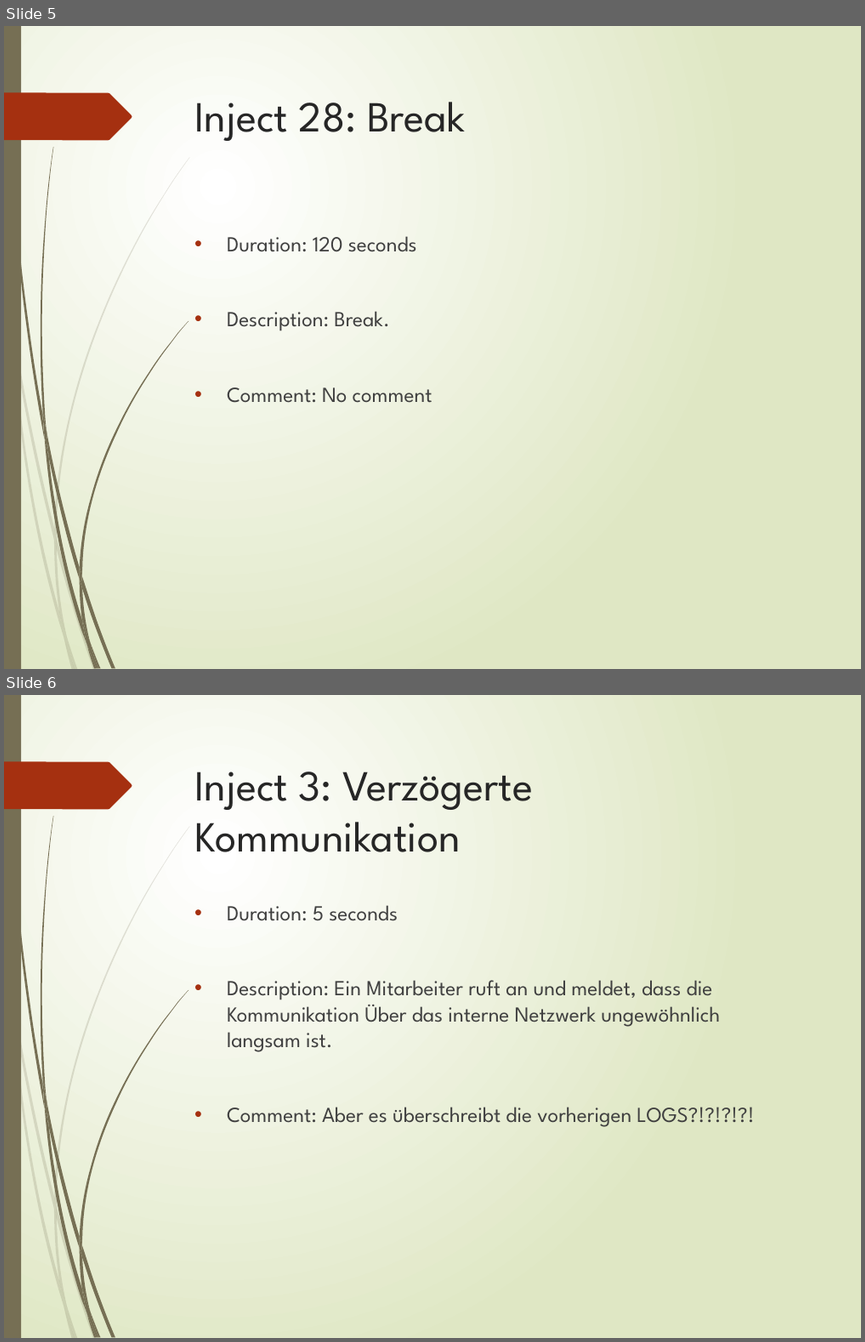
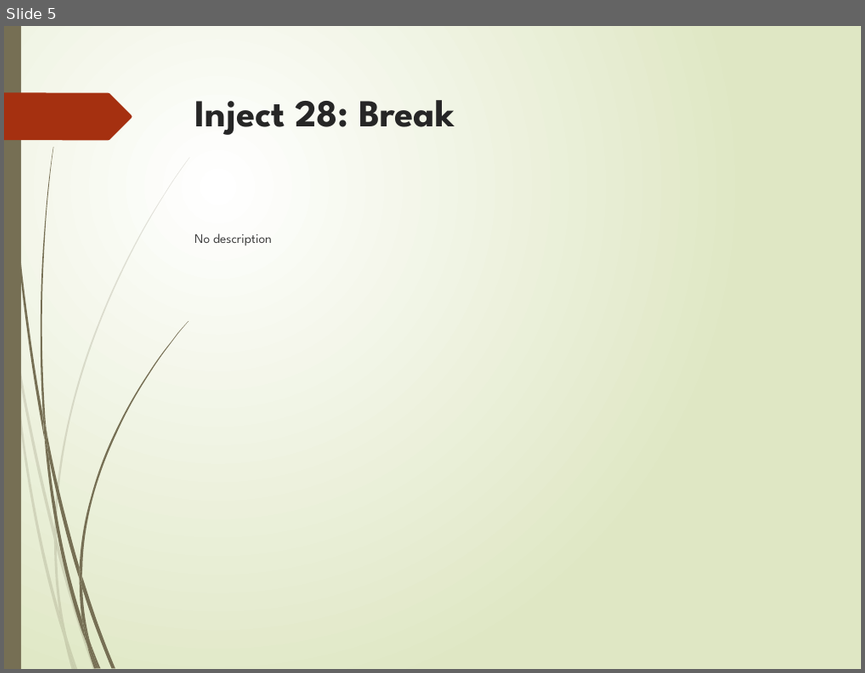
Before and after one commit to cidies/dryrun, a slide deck: static/Ransomware_Angriff_-_Pharma_Batchumgebung_presentation.pptx. Shown one above the other, each under a label of ours: slides 5 and 6 before the commit, slide 5 after it. The pictures are 865x1342 and 865x673 pixels, drawn with LibreOffice and Linux fonts; fonts in the diff are those of the drawing. Boxes give left, top, right and bottom in pixels: in the first picture for what was removed or moved away, otherwise in the second. Text is boxed around its words. In the diff, an @@ line names an element or a change of style, - is before the commit and + after.

```diff
--- a/static/Ransomware_Angriff_-_Pharma_Batchumgebung_presentation.pptx
+++ b/static/Ransomware_Angriff_-_Pharma_Batchumgebung_presentation.pptx
@@ slide 6 removed at <box>4,695,861,1338</box>, background gradient #FFFFFF to #DFE8C4; not listed: 24 template elements that a slide beside it also shows @@
@@ title removed at <box>194,771,533,852</box> @@
-Inject 3: Verzögerte Kommunikation
@@ text removed at <box>227,905,754,1127</box> @@
-• Duration: 5 seconds
-• Description: Ein Mitarbeiter ruft an und meldet, dass die Kommunikation Über das interne Netzwerk ungewöhnlich langsam ist.
-• Comment: Aber es überschreibt die vorherigen LOGS?!?!?!?!
@@ slide 5 changed as well @@
@@ title "Inject 28: Break" at <box>194,100,454,135</box>: size 36 to 32 pt, bold on @@
@@ text at <box>194,233,272,245</box>: text changed; size 18 to 11 pt @@
-• Duration: 120 seconds
-• Description: Break.
-• Comment: No comment
+No description
```
Also in this commit, not shown: 7 other slides changed, 2 slides added, 1 other slide removed, 7 other files.
